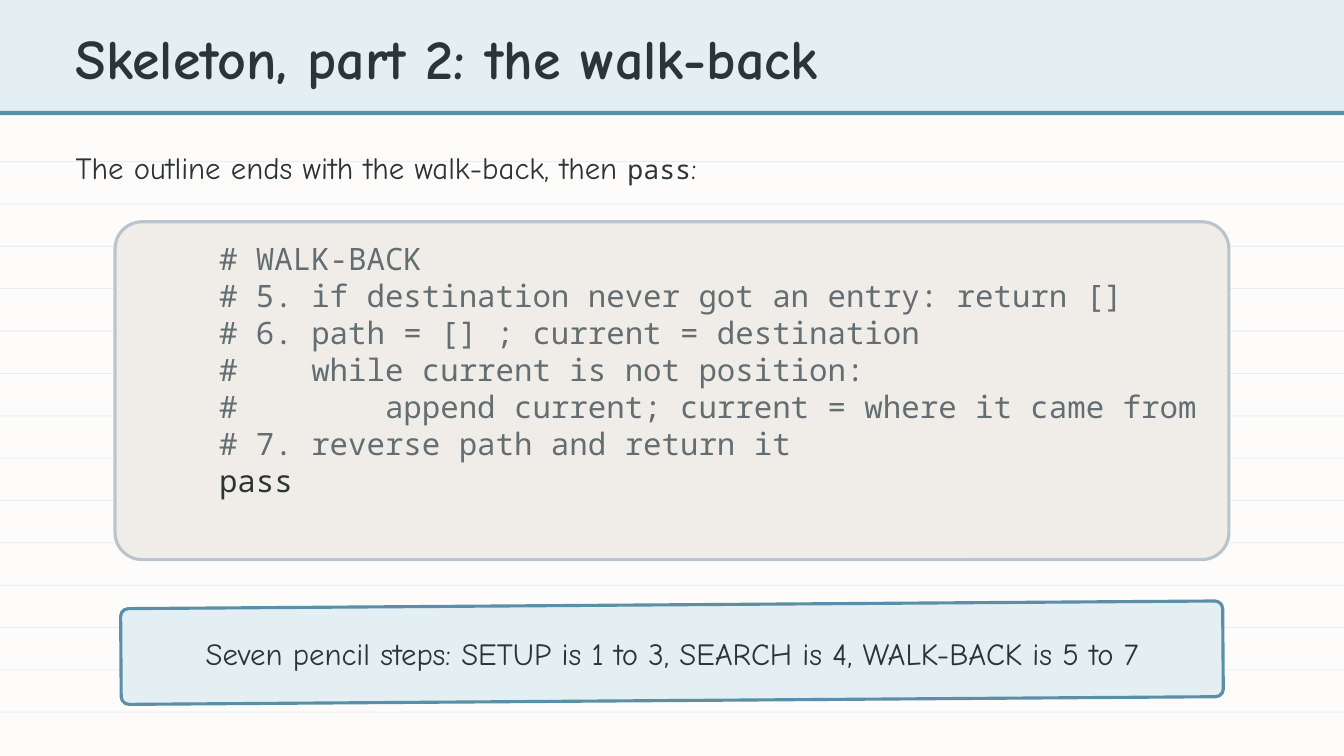
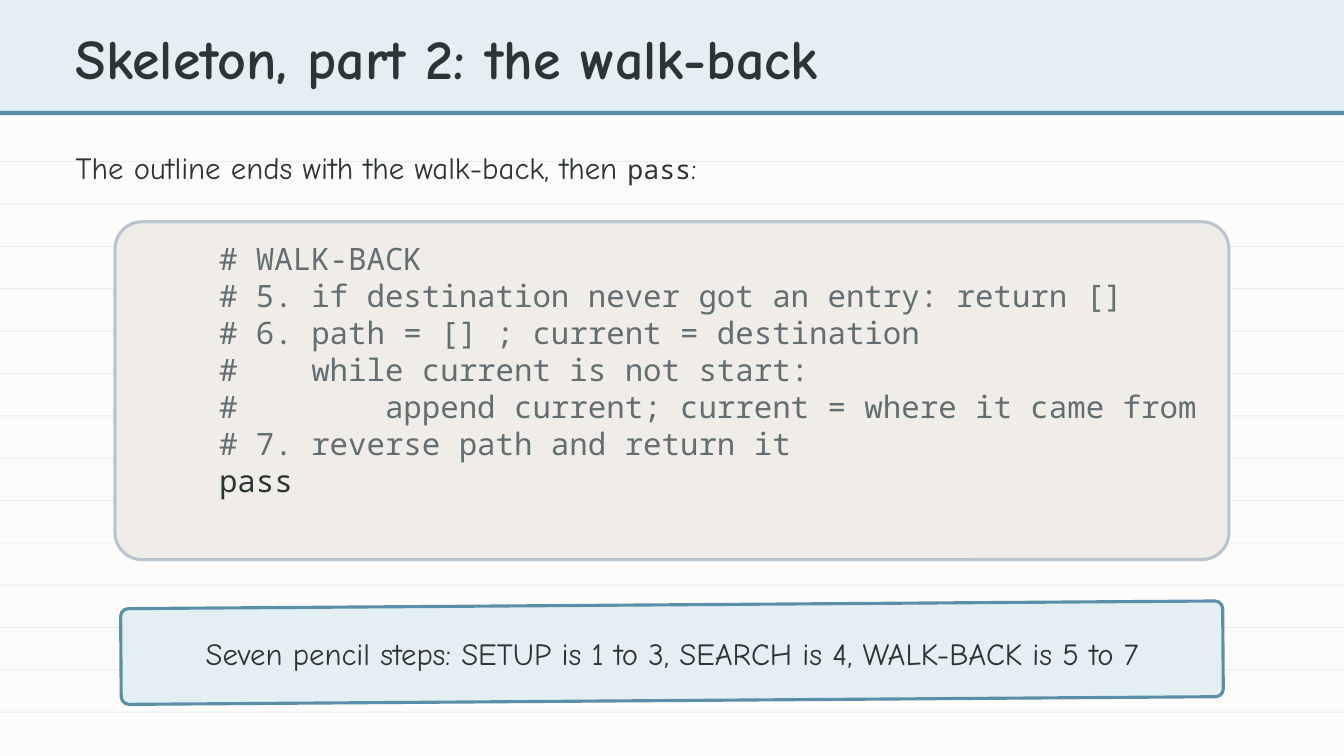
Before and after one commit to bradamiller/LearningPython, a slide deck: slide 4 of static/slides/module-05-pathfinding/module-5-lesson-05-compute-bfs-path.pptx. Drawn at 1344x756 pixels with LibreOffice and Linux fonts; fonts in the diff are those of the drawing. Boxes give left, top, right and bottom in pixels: in the first picture for what was removed or moved away, otherwise in the second. Text is boxed around its words. In the diff, an @@ line names an element or a change of style, - is before the commit and + after.

```diff
--- a/static/slides/module-05-pathfinding/module-5-lesson-05-compute-bfs-path.pptx
+++ b/static/slides/module-05-pathfinding/module-5-lesson-05-compute-bfs-path.pptx
@@ text at box(311, 357, 810, 382): text changed @@
-# while current is not position:
+# while current is not start:
```
Also in this commit, not shown: 1 other slide changed, 17 other files.
